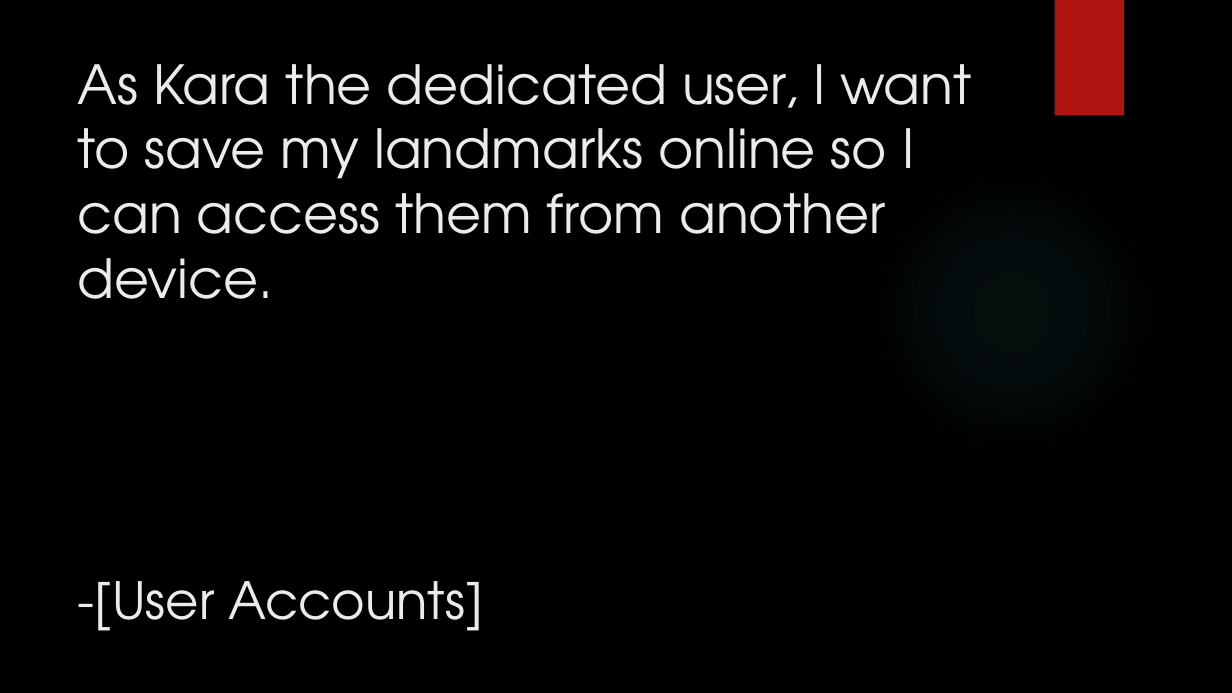
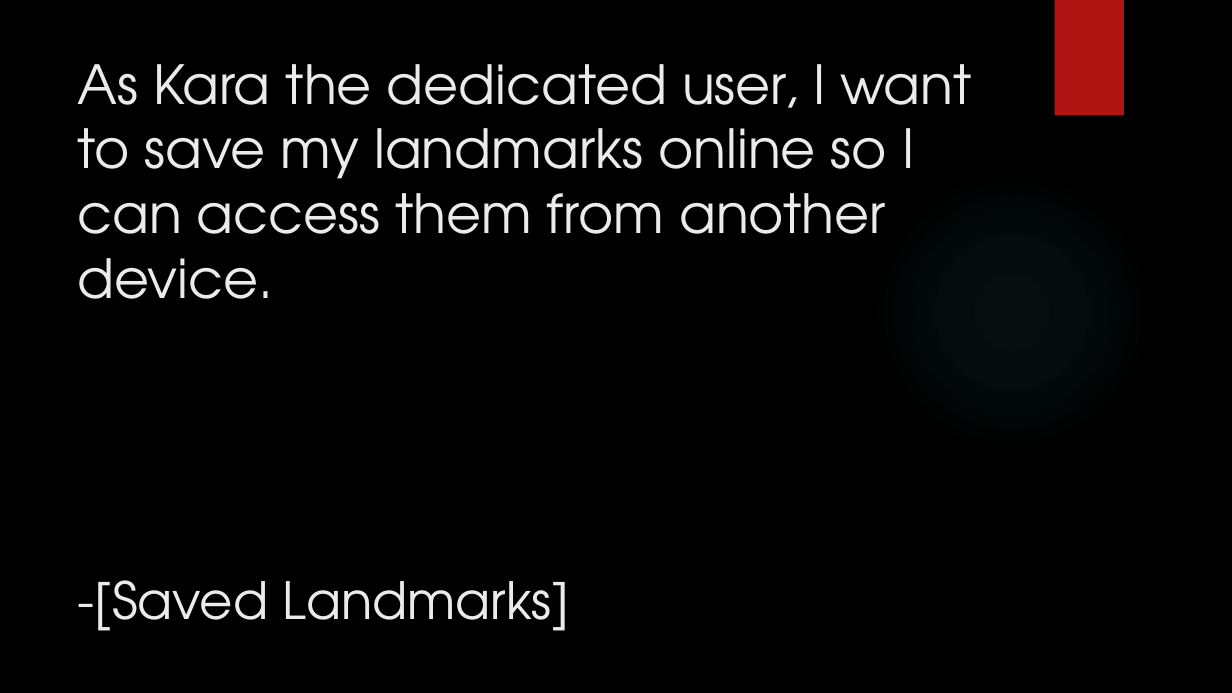
Before and after one commit to junmin-yee/Landmarked, a slide deck: slide 19 of Technology Presentation.pptx (slide 16 before the commit). Drawn at 1232x693 pixels with LibreOffice and Linux fonts; fonts in the diff are those of the drawing; background and template pictures are left out. Boxes give left, top, right and bottom in pixels: in the first picture for what was removed or moved away, otherwise in the second. Text is boxed around its words. In the diff, an @@ line names an element or a change of style, - is before the commit and + after.

```diff
--- a/Technology Presentation.pptx
+++ b/Technology Presentation.pptx
@@ title at [77,64,972,631]: text changed @@
-As Kara the dedicated user, I want to save my landmarks online so I can access them from another device.
--[User Accounts]
+As Kara the dedicated user, I want to save my landmarks online so I can access them from another device.
+-[Saved Landmarks]
```
